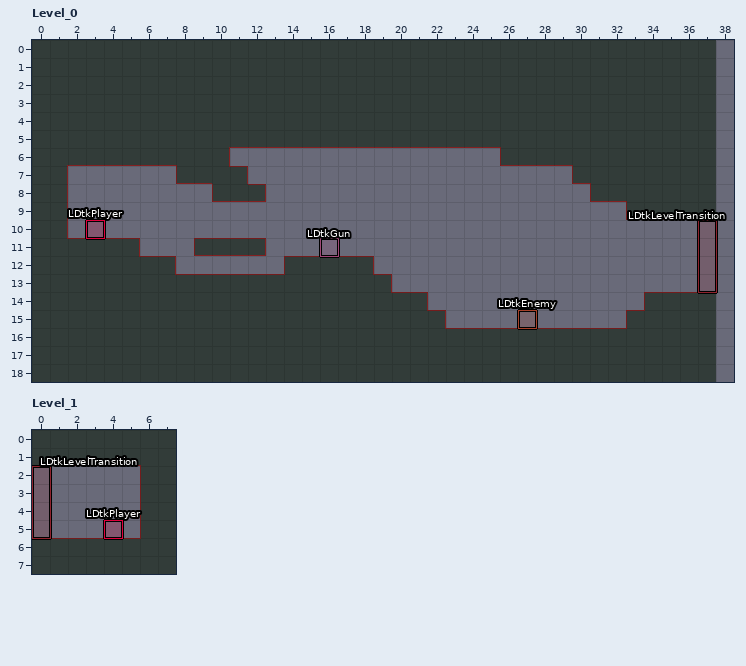
One commit to this LDtk project: Content/World.ldtk. The first picture shows the starting point.
Cells are 32x32 px. Shown: Level_0 x 0..38, y 0..18; Level_1 x 0..7, y 0..7.
The same view after the edit:
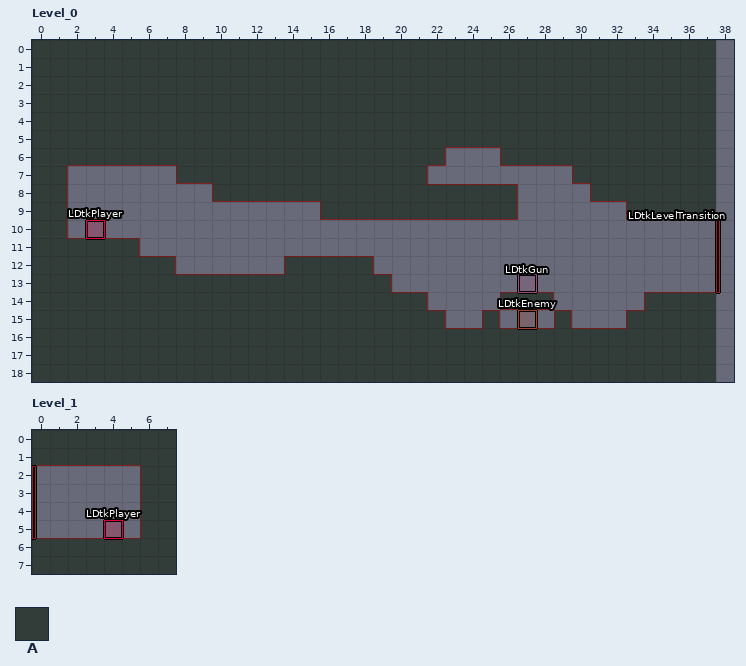
Key: from "Collisions": A 1.
_ is an empty cell.
Objects are placed by their top-left corner, in cells (3,4 is the top-left corner of cell 3,4); size is 1x1 cell unless given.
The exact change:
Layer "Collisions", Level_0:
Tile A is added in row 6 at x 11 to 22; in row 7 at x 12 to 21; in row 8 at x 13 to 26; in row 9 at x 16 to 26; in row 14 at x 26 to 28; in row 15 at x 25 and 29.
The author cleared tile A in row 11 at x 9 to 12.
Layer "Entities", Level_0:
Object "LDtkGun" rectangle at 16,11 becomes "LDtkGun" rectangle at 27,13.
Object "LDtkLevelTransition" rectangle at 37,10 size 1x4 becomes "LDtkLevelTransition" rectangle at 38,10 size 0.2x4.
Layer "Entities", Level_1:
Object "LDtkLevelTransition" rectangle at 0,2 size 1x4 becomes "LDtkLevelTransition" rectangle at 0,2 size 0.2x4.
